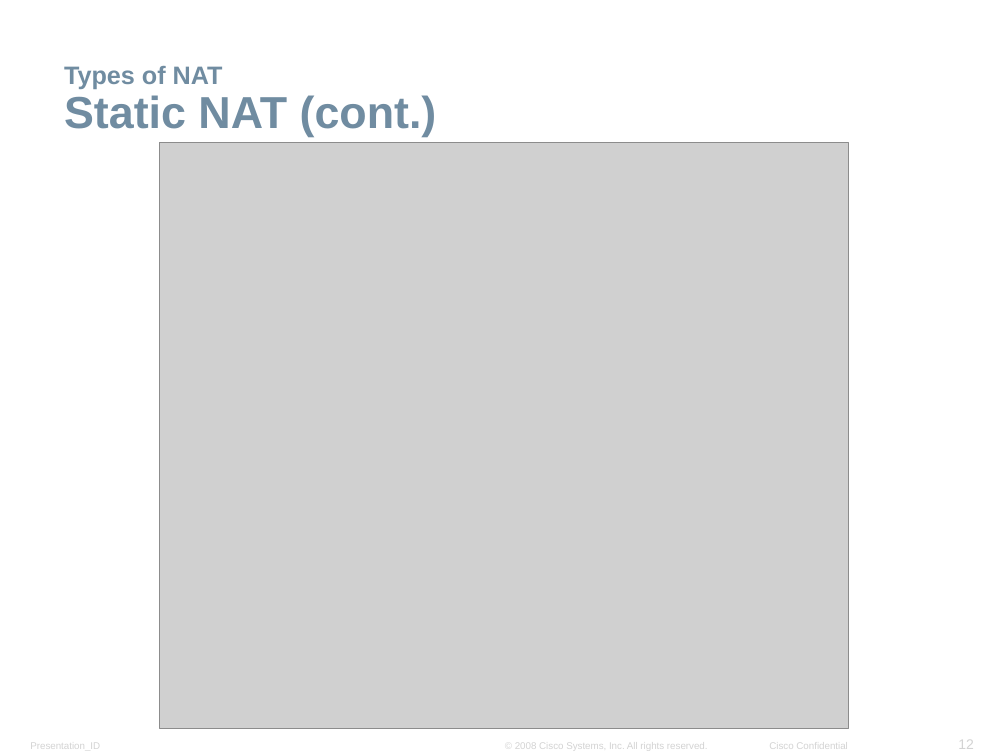
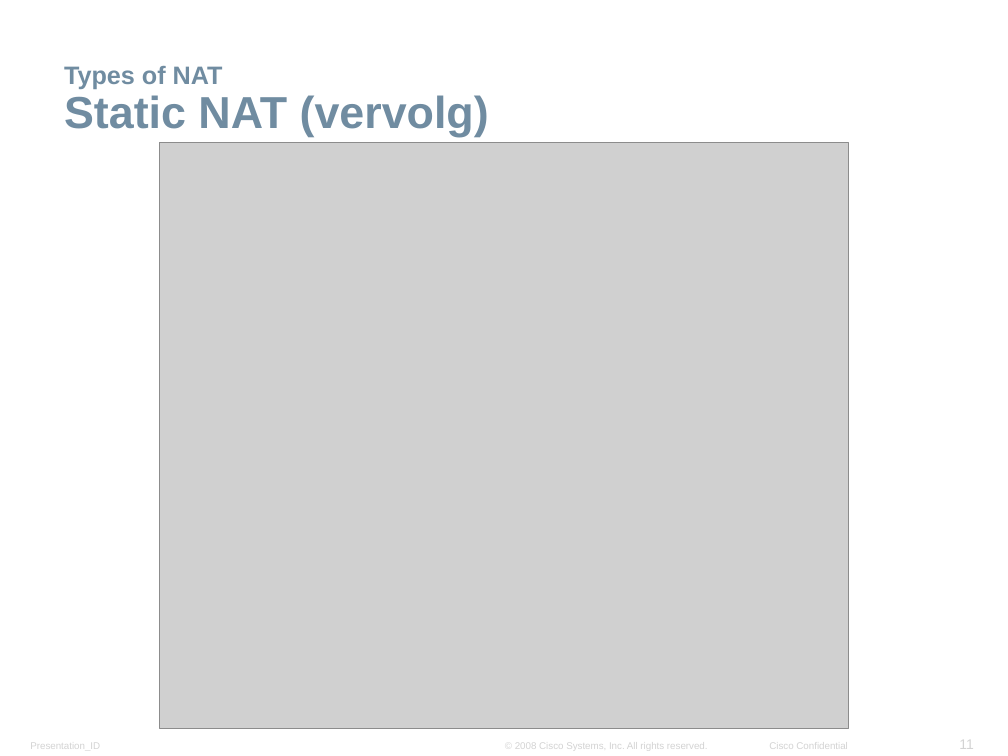
Before and after one commit to kenzot11/Presentatie-NAT, a slide deck: slide 11 of Networking Advanced - Chapter5 - NAT.pptx (slide 12 before the commit). Drawn at 1008x756 pixels with LibreOffice and Linux fonts; fonts in the diff are those of the drawing; grey boxes stand for pictures; background and template pictures are left out. Boxes give left, top, right and bottom in pixels: in the first picture for what was removed or moved away, otherwise in the second. Text is boxed around its words. In the diff, an @@ line names an element or a change of style, - is before the commit and + after.

```diff
--- a/Networking Advanced - Chapter5 - NAT.pptx
+++ b/Networking Advanced - Chapter5 - NAT.pptx
@@ title at bbox=[64, 66, 489, 137]: text changed @@
-Types of NAT
-Static NAT (cont.)
+Types of NAT
+Static NAT (vervolg)
@@ page number at bbox=[959, 740, 973, 749]: text changed @@
-12
+11
```
Also in this commit, not shown: 22 other slides changed, 1 slide removed.
